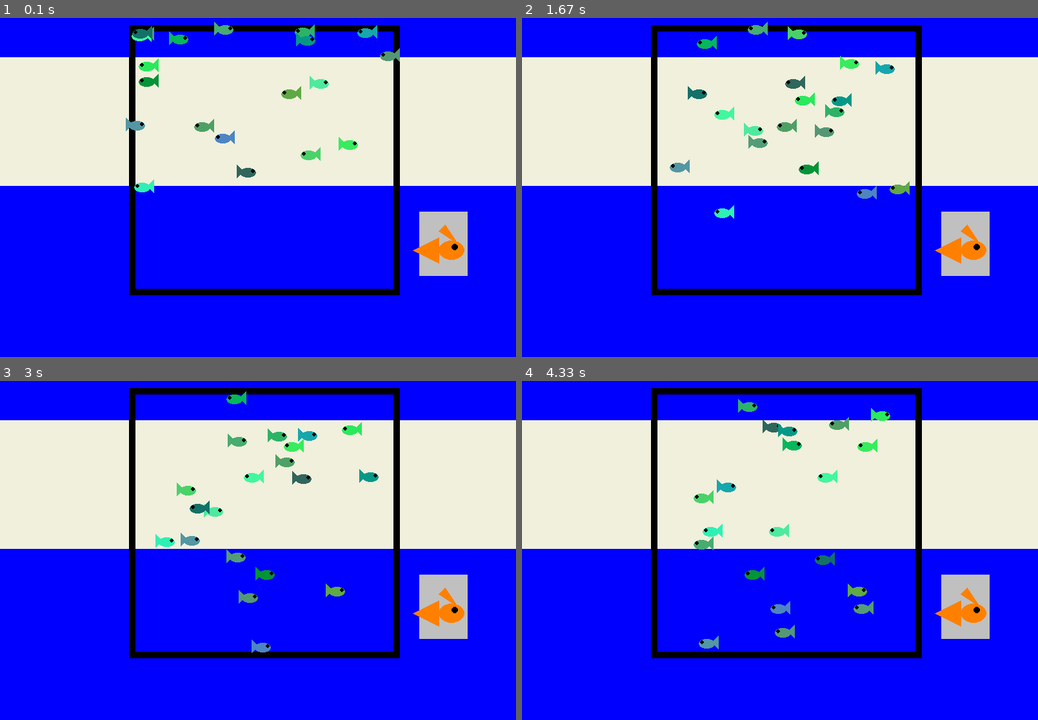
Above: before the commit, frames 1-4 (two rows, left to right).
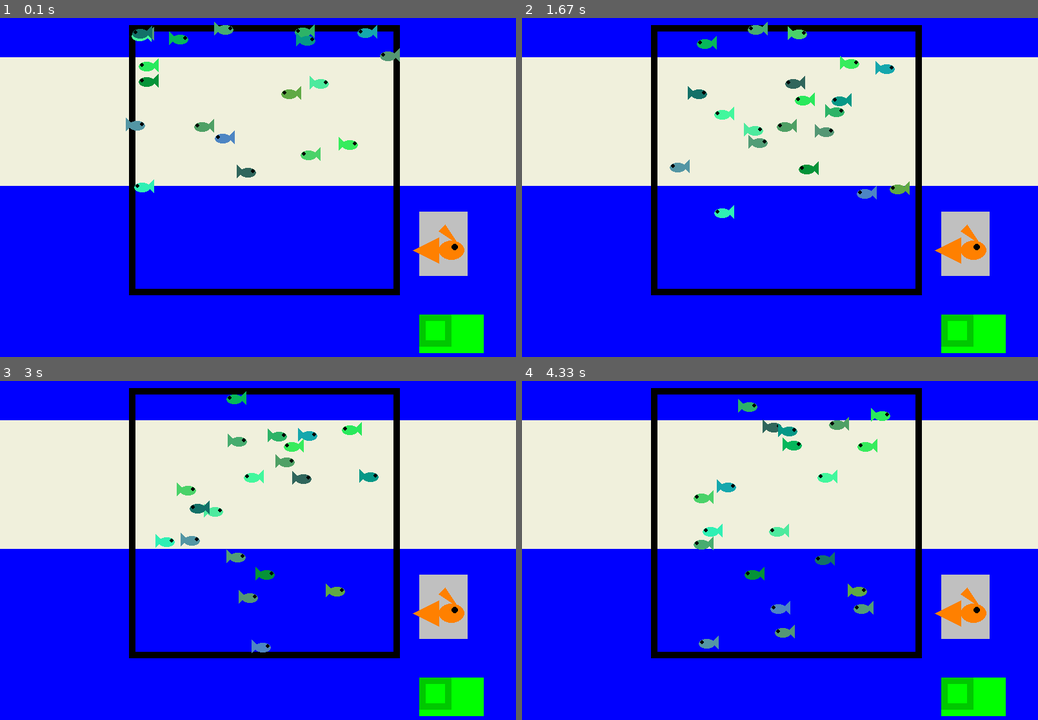
Above: after the commit, the same moments.

Repository: Lolmaster21/pygame
Game: pygame game, started from Fishing simulator.py
The game is run twice, just before and just after one commit, with the same random seed, the same clock (stepped at 60 frames per second) and the same inputs.
Inputs:
- Up to frame 1 (0.1 s): no input
- Up to frame 2 (1.67 s): no input
- Up to frame 3 (3 s): no input
- Up to frame 4 (4.33 s): no input

The runs differ from the first frame. In frame 1, 1.4% of the frame differs, in the area x 81-94%, y 87-99%; in frame 2, 1.4%; in frame 3, 1.4%; in frame 4, 1.4%.

Commit message:
Update Fishing simulator.py

Diff:
--- a/Fishing simulator.py
+++ b/Fishing simulator.py
@@ -1,4 +1,5 @@
 import pygame
+import math
 #import bru
 import random
 pygame.init()
@@ -6,6 +7,14 @@
 pygame.display.set_caption("fish")
 screen = pygame.display.set_mode((800, 800))
 clock = pygame.time.Clock()
+
+
+numClicks = 0
+
+#font
+font= pygame.font.Font('freesansbold.ttf',32)
+text1 = font.render('score:',False,(0,0,200))
+
 
 #variables---------------
 doExit = False
@@ -84,9 +93,6 @@
   clock.tick(60)
 
 
-  for event in pygame.event.get():
-        if event.type == pygame.QUIT:
-            doExit = True
 
 
 
@@ -100,6 +106,10 @@
   pygame.draw.rect(screen, (192,192,192), (650, 490, 75, 100))#Fish food
 
   pygame.draw.rect(screen, (0,0,0), (200, 200, 420, 420),10)
+  pygame.draw.rect(screen, (0,255,0), (650, 650, 100, 60))#Dollar bill
+  pygame.draw.rect(screen, (0,200,0), (650, 650, 50, 50),10)#Dollar bill
+
+
   #fish logo
   pygame.draw.ellipse(screen, (255, 128, 0), (680, 535, 40, 30))
   pygame.draw.ellipse(screen, (0,0,0), (700, 540, 10, 10))
